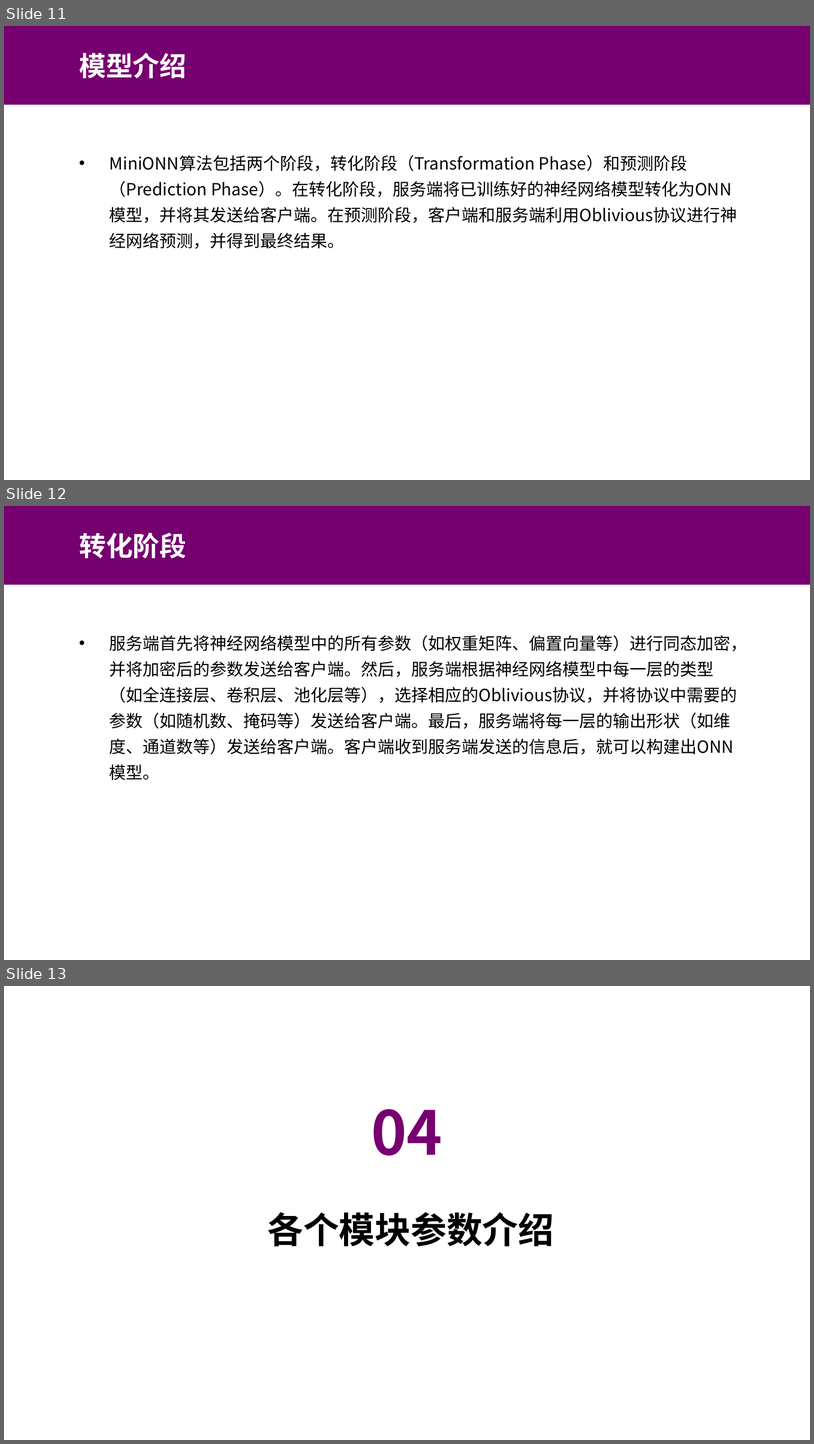
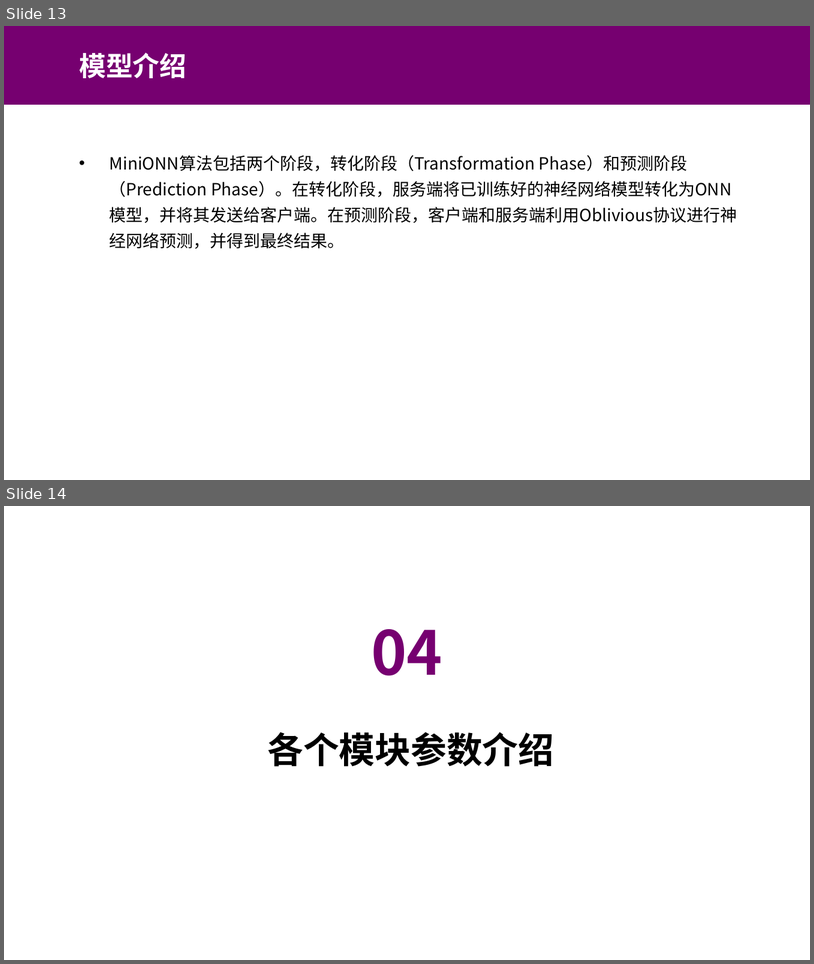
Before and after one commit to Murat2283/For_New_bing_1, a slide deck: 先_大数据安全与隐私_2/Oblivious Neural Network Predictions via MiniONN Transformations.pptx. Shown one above the other, each under a label of ours: slides 11, 12 and 13 before the commit, slides 13 and 14 after it. The pictures are 814x1444 and 814x964 pixels, drawn with LibreOffice and Linux fonts; fonts in the diff are those of the drawing; background and template pictures are left out. Boxes give left, top, right and bottom in pixels: in the first picture for what was removed or moved away, otherwise in the second. Text is boxed around its words. In the diff, an @@ line names an element or a change of style, - is before the commit and + after.

```diff
--- a/先_大数据安全与隐私_2/Oblivious Neural Network Predictions via MiniONN Transformations.pptx
+++ b/先_大数据安全与隐私_2/Oblivious Neural Network Predictions via MiniONN Transformations.pptx
@@ slide 12 removed at (4,506,810,960), background #FFFFFF @@
@@ rectangle removed at (4,506,810,584) @@
@@ text removed at (79,532,186,558) @@
-转化阶段
@@ text removed at (110,635,748,780) @@
-• 服务端首先将神经网络模型中的所有参数（如权重矩阵、偏置向量等）进行同态加密，并将加密后的参数发送给客户端。然后，服务端根据神经网络模型中每一层的类型（如全连接层、卷积层、池化层等），选择相应的Oblivious协议，并将协议中需要的参数（如随机数、掩码等）发送给客户端。最后，服务端将每一层的输出形状（如维度、通道数等）发送给客户端。客户端收到服务端发送的信息后，就可以构建出ONN模型。
@@ what was slide 11 is now slide 13 @@
@@ what was slide 13 is now slide 14 @@
```
Also in this commit, not shown: 5 slides changed, 4 slides added, 25 other files.
